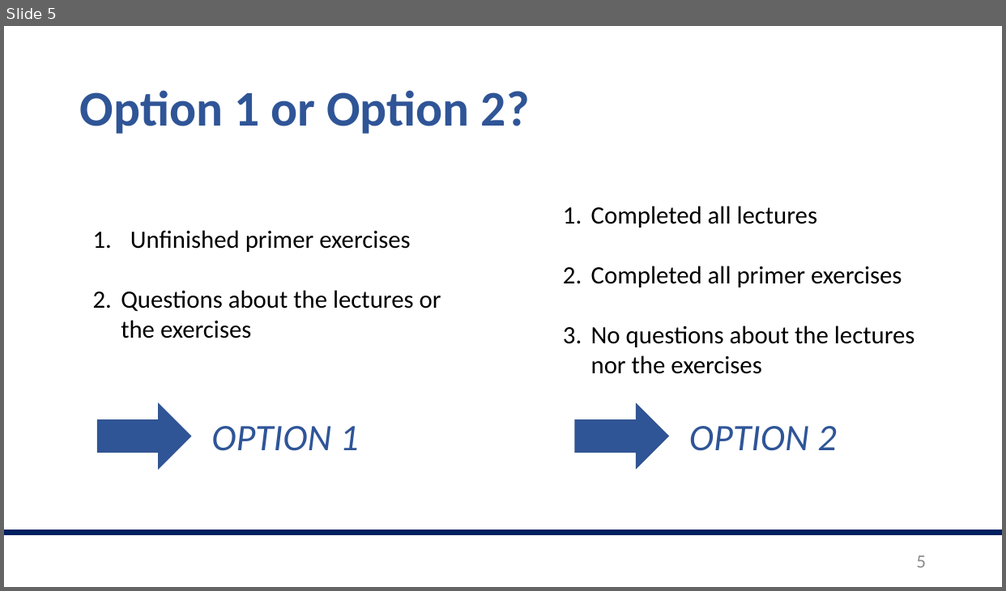
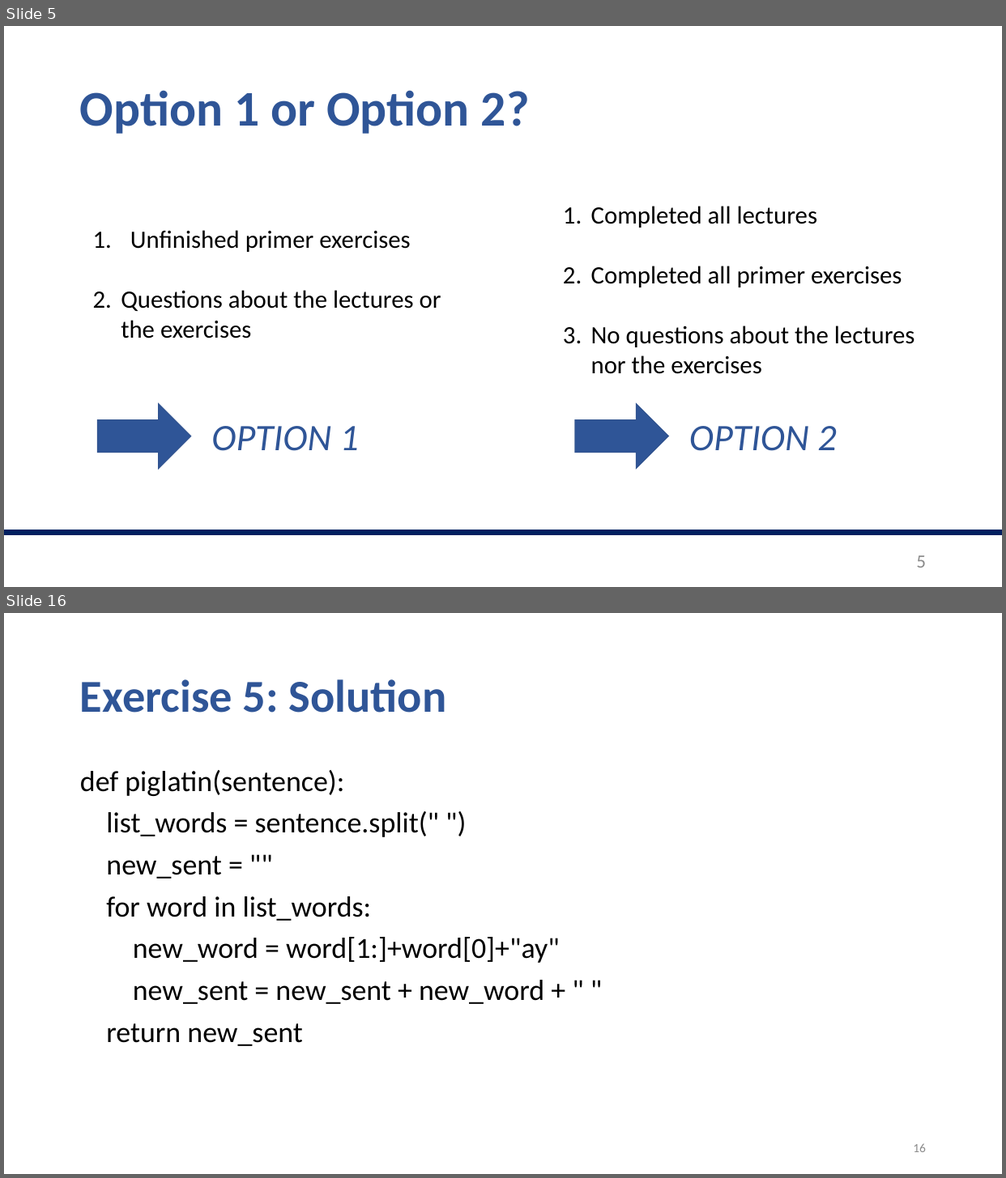
Before and after one commit to valegiunchiglia/2022-Module3-ImperialCollege, a slide deck: Day1/Day1.pptx. Shown one above the other, each under a label of ours: slide 5 before the commit, slides 5 and 16 after it; the slides between them are not shown. The pictures are 1006x591 and 1006x1178 pixels, drawn with LibreOffice and Linux fonts; fonts in the diff are those of the drawing. Boxes give left, top, right and bottom in pixels: in the first picture for what was removed or moved away, otherwise in the second. Text is boxed around its words. In the diff, an @@ line names an element or a change of style, - is before the commit and + after.

Commit message:
added exercises Day 1

```diff
--- a/Day1/Day1.pptx
+++ b/Day1/Day1.pptx
@@ slide 16 added at bbox=[4, 613, 1002, 1174], background #FFFFFF @@
@@ title added at bbox=[80, 679, 447, 713], 44 pt, text #2F5597, bold @@
+Exercise 5: Solution
@@ text added at bbox=[80, 770, 559, 1046], 28 pt, text #000000 @@
+def piglatin(sentence):
+list_words = sentence.split(" ")
+new_sent = ""
+for word in list_words:
+new_word = word[1:]+word[0]+"ay"
+new_sent = new_sent + new_word + " "
+return new_sent
@@ page number added at bbox=[913, 1144, 926, 1152], 12 pt, text #8C8C8C @@
+16
```
Also in this commit, not shown: 2 slides changed, 14 other slides added, 2 other files.
